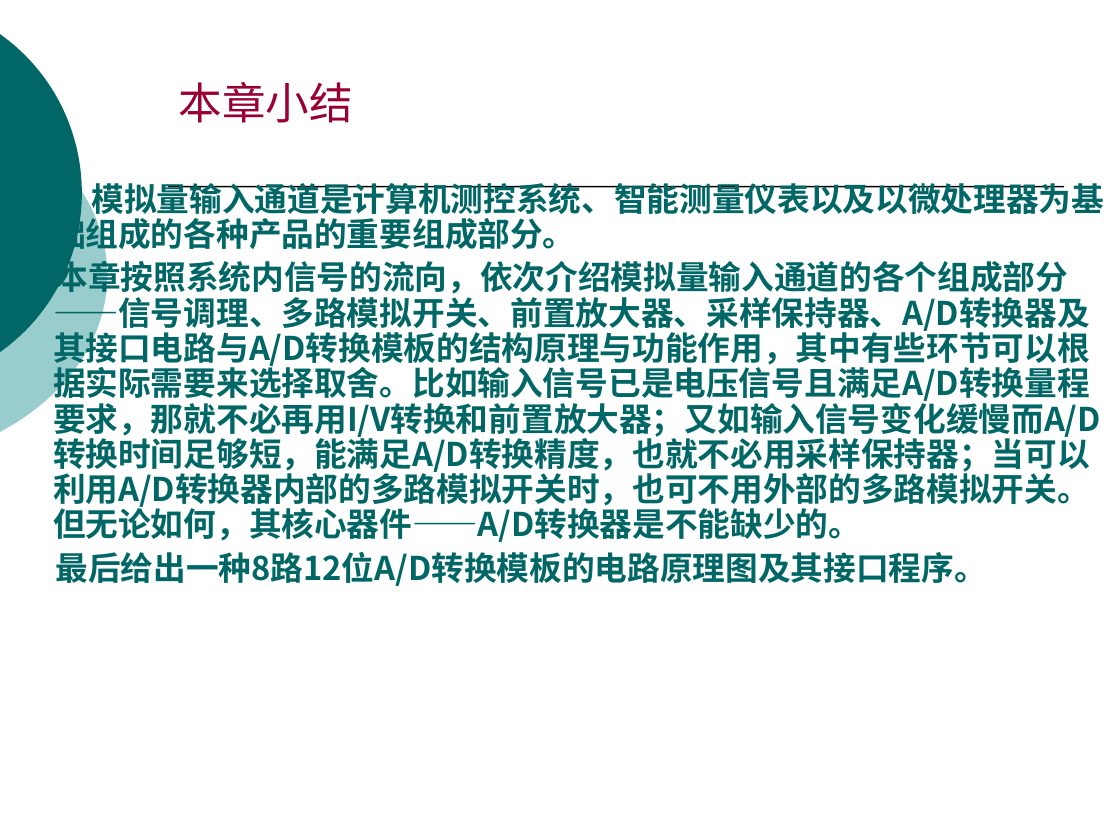
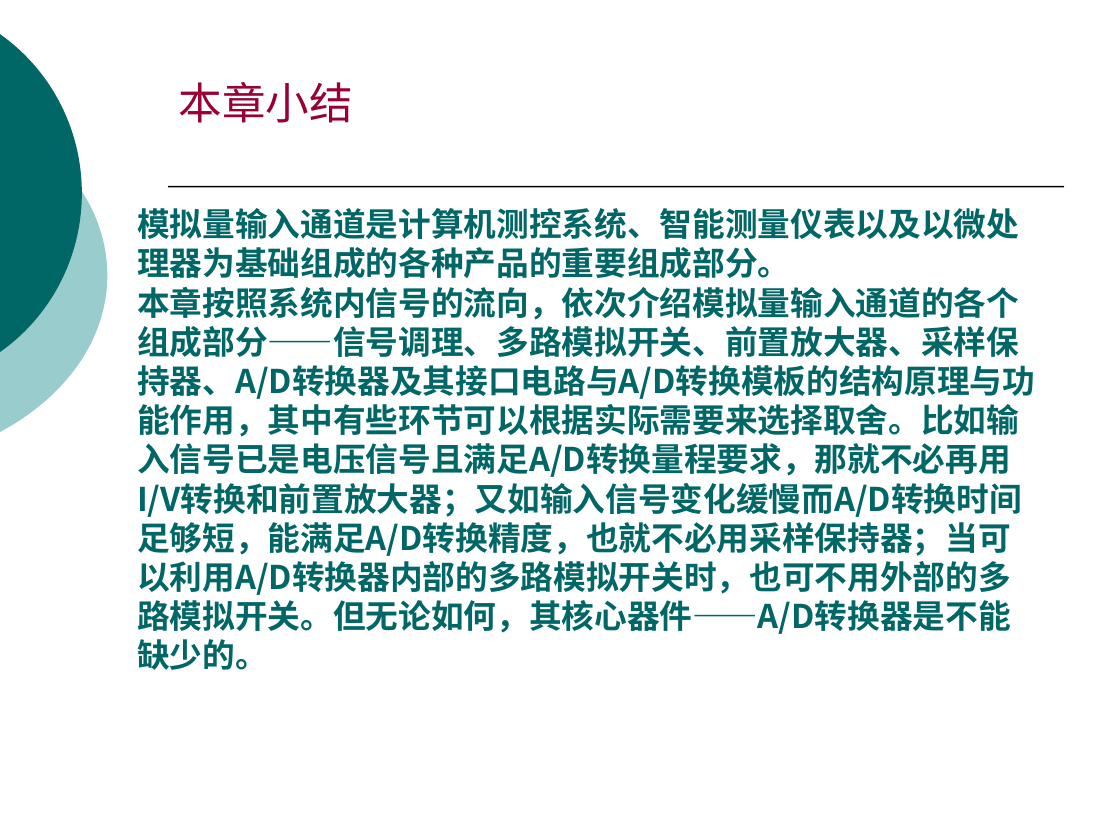
Before and after one commit to origin2007/computer_system, a slide deck: slide 90 of 02模拟输入.ppt (slide 95 before the commit). Drawn at 1120x840 pixels with LibreOffice and Linux fonts; fonts in the diff are those of the drawing. Boxes give left, top, right and bottom in pixels: in the first picture for what was removed or moved away, otherwise in the second. Text is boxed around its words. In the diff, an @@ line names an element or a change of style, - is before the commit and + after.

```diff
--- a/02模拟输入.ppt
+++ b/02模拟输入.ppt
@@ text "模拟量输入通道是计算机测控系统、智能测量仪表以及以微处理器为基础组成的各种产品的重要组成部分。": place and size @@
-text "模拟量输入通道是计算机测控系统、智能测量仪表以及以微处理器为基础组成的各种产品的重要组成部分。" at (53,183,1104,586)
+text "模拟量输入通道是计算机测控系统、智能测量仪表以及以微处理器为基础组成的各种产品的重要组成部分。" at (137,208,1035,670)
@@ text "模拟量输入通道是计算机测控系统、智能测量仪表以及以微处理器为基础组成的各种产品的重要组成部分。" at (137,208,1035,670): indent changed; line spacing 0.9 to 1; less space between paragraphs @@
@@ text at (55,552,986,586): paragraph removed @@
-最后给出一种8路12位A/D转换模板的电路原理图及其接口程序。
```
Also in this commit, not shown: 51 other slides changed, 4 slides added, 9 slides removed, 1 other file.
